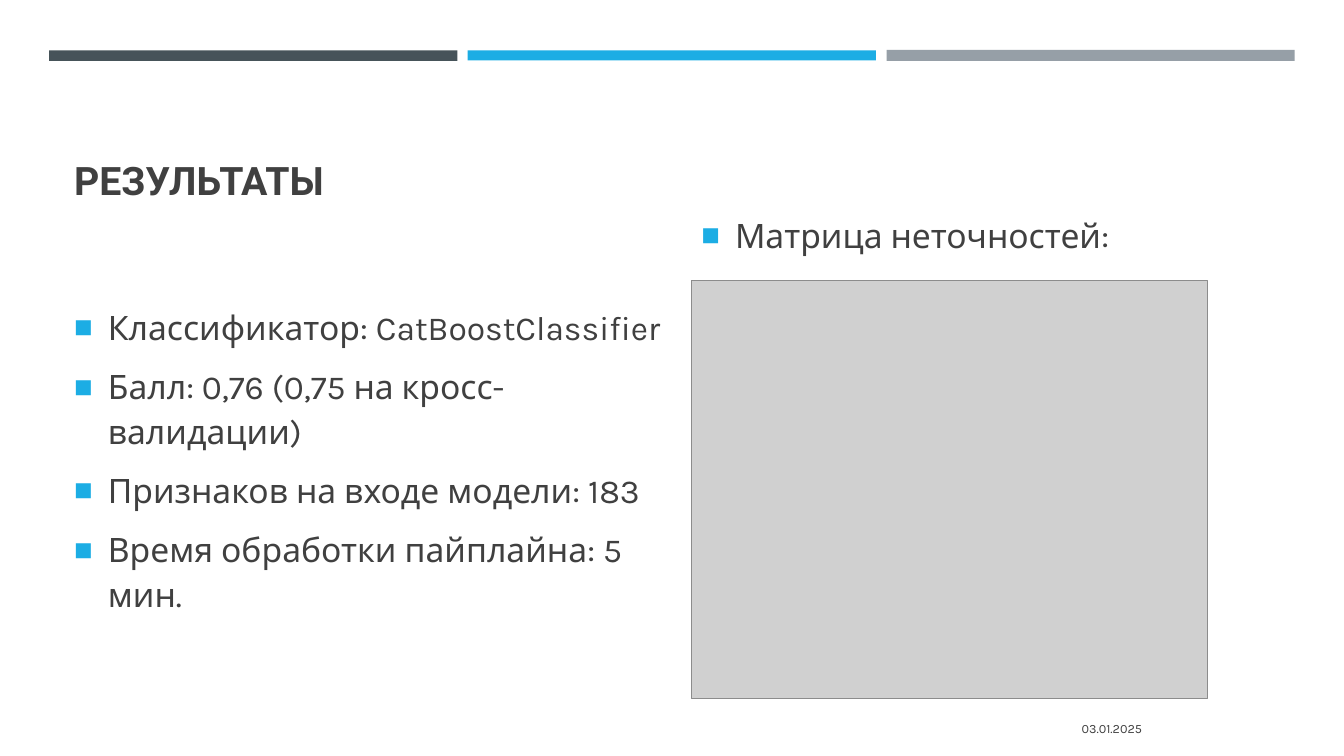
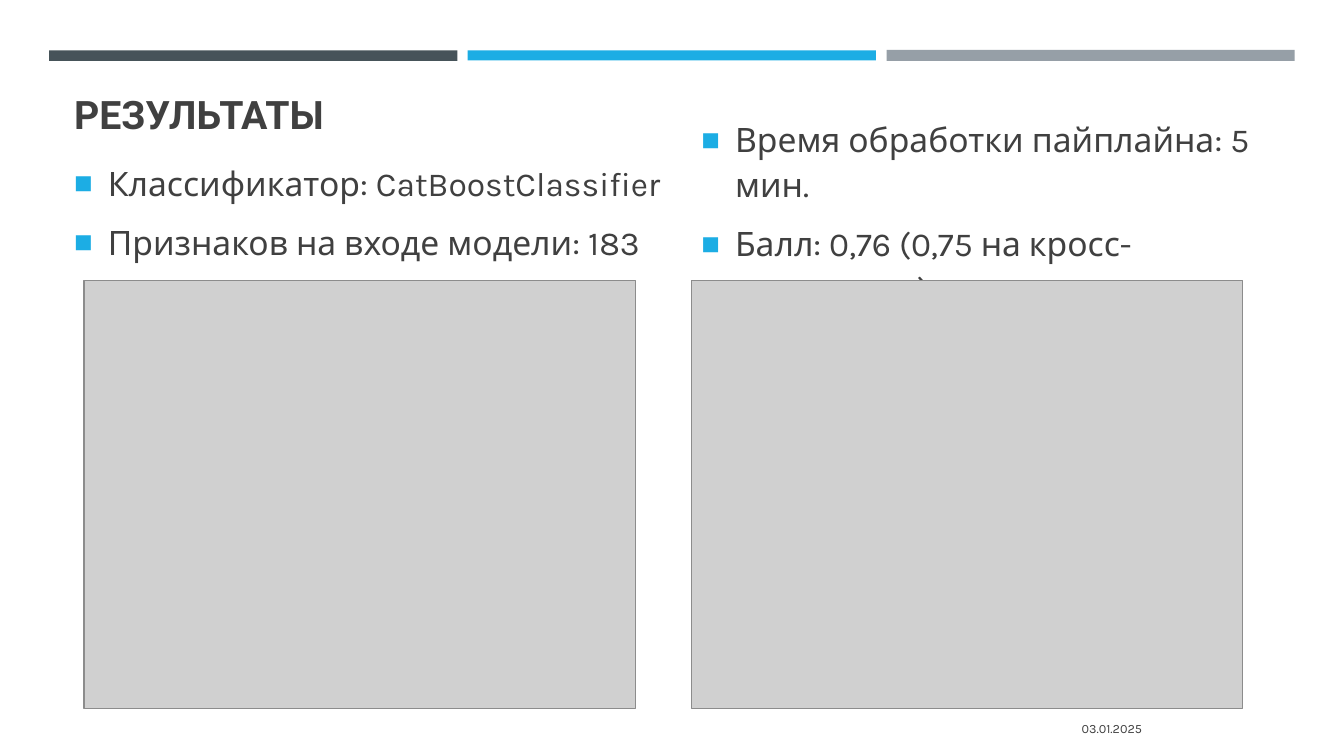
Before and after one commit to aozhuravlev/DIPLOMA, a slide deck: slide 10 of media/Credit_Risk_Management_Presentation.pptx. Drawn at 1344x756 pixels with LibreOffice and Linux fonts; fonts in the diff are those of the drawing; grey boxes stand for pictures. Boxes give left, top, right and bottom in pixels: in the first picture for what was removed or moved away, otherwise in the second. Text is boxed around its words. In the diff, an @@ line names an element or a change of style, - is before the commit and + after.

Commit message:
minor change in ppt

```diff
--- a/media/Credit_Risk_Management_Presentation.pptx
+++ b/media/Credit_Risk_Management_Presentation.pptx
@@ title "РЕЗУЛЬТАТЫ": place and size @@
-title "РЕЗУЛЬТАТЫ" at (74,166,324,196)
+title "РЕЗУЛЬТАТЫ" at (74,100,324,130)
@@ text "Классификатор: CatBoostClassifier": place and size @@
-text "Классификатор: CatBoostClassifier" at (108,314,660,607)
+text "Классификатор: CatBoostClassifier" at (108,170,660,263)
@@ text at (735,126,1249,281): text changed @@
-■ Матрица неточностей:
+■ Время обработки пайплайна: 5 мин.
+■ Балл: 0,76 (0,75 на кросс-валидации)
@@ picture added at (84,280,635,708) @@
@@ picture: place and size @@
-picture at (692,280,1208,699)
+picture at (692,280,1243,708)
@@ text at (108,375,493,451): paragraph removed @@
-■ Балл: 0,76 (0,75 на кросс-валидации)
@@ text at (108,536,622,607): paragraph removed @@
-■ Время обработки пайплайна: 5 мин.
```
Also in this commit, not shown: 1 other slide changed.
